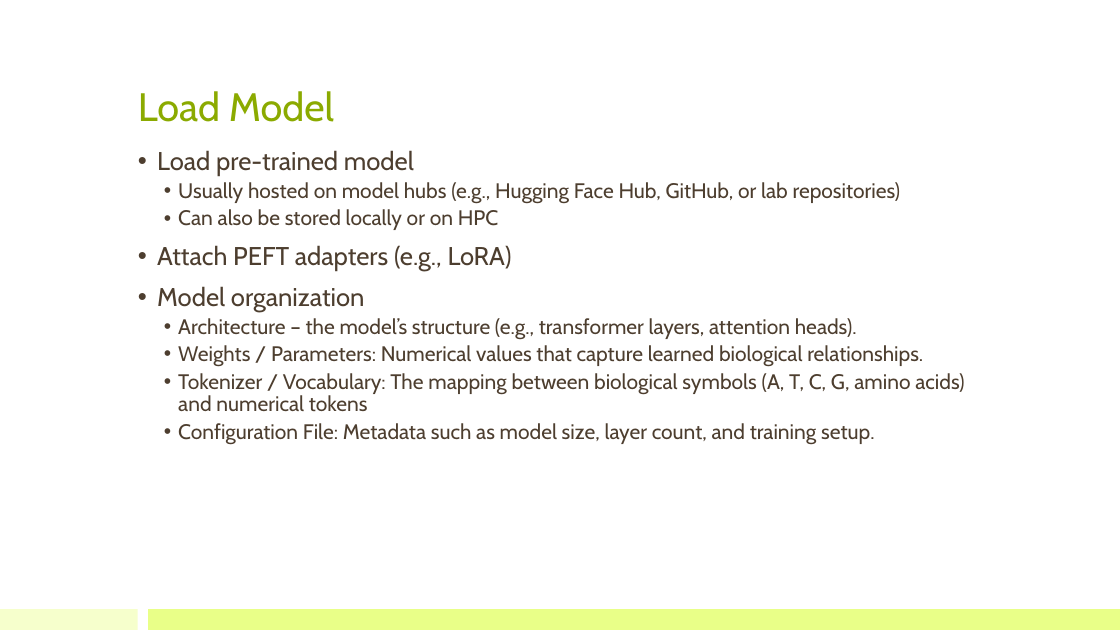
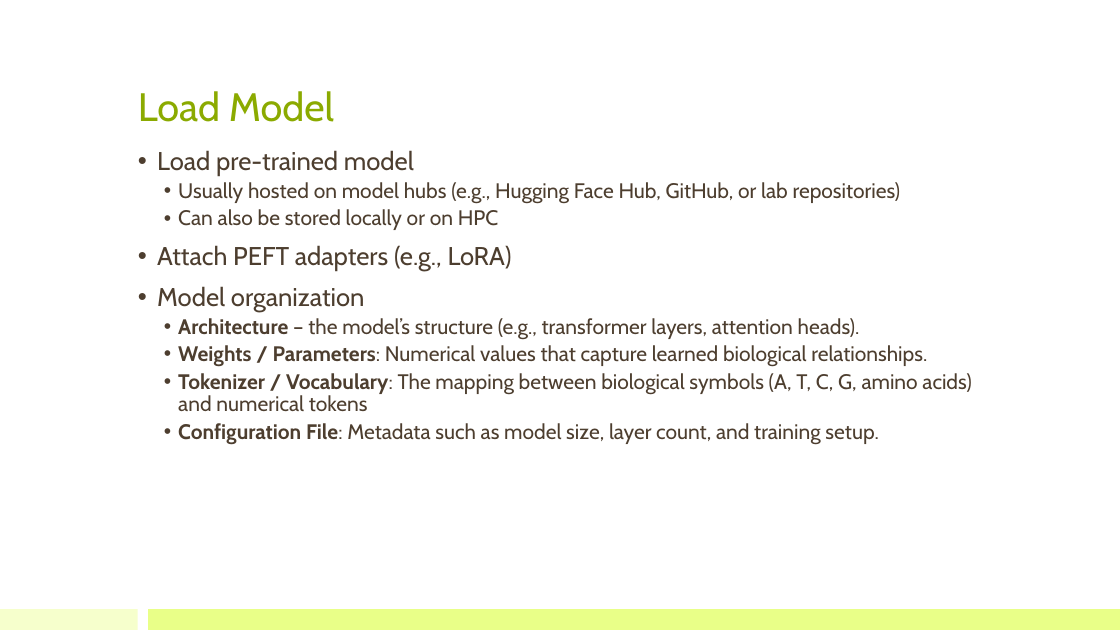
Before and after one commit to bioinfo-kaust/gfm-workshop, a slide deck: slide 20 of lecture_slides/3.day2_before_lunch/lecture_3_finetuning.pptx (slide 12 before the commit). Drawn at 1120x630 pixels with LibreOffice and Linux fonts; fonts in the diff are those of the drawing. Boxes give left, top, right and bottom in pixels: in the first picture for what was removed or moved away, otherwise in the second. Text is boxed around its words. In the diff, an @@ line names an element or a change of style, - is before the commit and + after.

```diff
--- a/lecture_slides/3.day2_before_lunch/lecture_3_finetuning.pptx
+++ b/lecture_slides/3.day2_before_lunch/lecture_3_finetuning.pptx
@@ text at <box>178,318,971,445</box>: bold on in "Architecture", "Weights / Parameters:", "Tokenizer / Vocabulary:", "Configuration File:" @@
```
Also in this commit, not shown: 8 other slides changed, 9 slides added, 2 slides removed, 5 other files.
